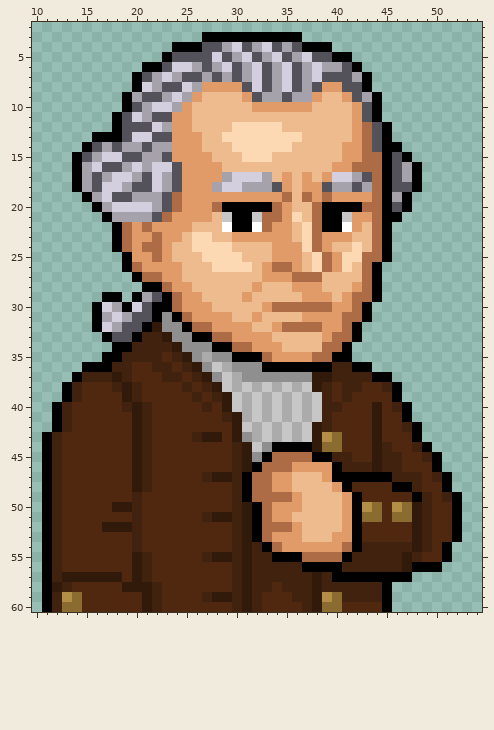
A pixel-art sprite gets an edit: assets/images/ka_p1.png. Above: the version before the commit.
The file is 64x61 pixels. Colours within 5 levels of each other are drawn and written as one. Shown: x 10..54, y 2..60.
And afterwards:
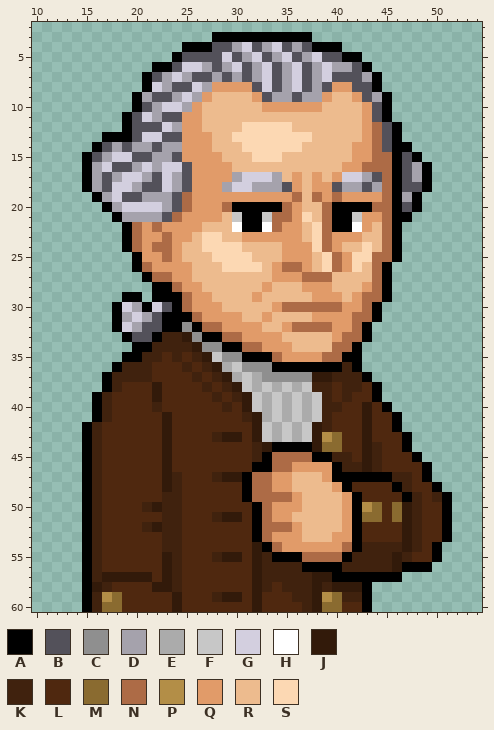
Palette (. is transparent): A #000000  B #53515a  C #8f8f8f  D #a5a2ac  E #ababab  F #c7c7c7  G #d3cfdf  H #ffffff  J #321a0a  K #40220e  L #4f280f  M #8a6b30  N #ad6b46  P #b38e47  Q #e19b69  R #edbb8e  S #fcd8b3
The exact change:
y 3: x 27 A -> .; x 37 . -> A
y 4: x 24 A -> .; x 27 B -> A; x 29..37 DGBDGBDBA -> BDGBDGBDB; x 40 . -> A
y 5: x 23..24 AB -> .A; x 28..38 GBDGBDGBDGB -> BGBDGBDGBDG; x 40 A -> B; x 42 . -> A
y 6: x 21 A -> .; x 23..24 BG -> AB; x 26..39 DBDGBDGBDGBDGD -> GDBDGBDGBDGBDG; x 41..43 BA. -> DBA
y 7: x 20..25 ABDGDB -> .ABDGD; x 27..39 DBDBDGBDGBDGB -> BDBDBDGBDGBDG; x 42..44 DA. -> BDA
y 8: x 20..23 AGDB -> .AGD; x 25..27 GDQ -> BGD; x 31..39 BGBDGBDBQ -> QBGBDGBDB; x 41 B -> Q; x 43..44 A. -> BA
y 9: x 19..21 ADB -> .AD; x 23..27 DGDQR -> BDGDQ; x 31..33 QBD -> RQB; x 35..36 BD -> DB; x 38..39 QR -> DQ; x 41..45 QBDA. -> RQBDA
y 10: x 19..22 ABDG -> .ABD; x 24..26 DQR -> GDQ; x 32 Q -> R; x 38 R -> Q; x 42..45 QBA. -> RQBA
y 11: x 18..22 ABGDB -> .ABGD; x 24 Q -> B; x 26 R -> Q; x 42..45 QBA. -> RQBA
y 12: x 18..19 AB -> .A; x 22..24 GDQ -> BGD; x 26 R -> Q; x 30 S -> R; x 35 R -> S; x 42..46 QNBA. -> RQNBA
y 13: x 16 A -> .; x 19..20 BG -> AB; x 22 B -> G; x 24 Q -> B; x 27 R -> Q; x 29 S -> R; x 37 R -> S; x 42..46 QNBA. -> RQNBA
y 14: x 15..19 ABDBD -> .ABDB; x 21..22 BD -> DB; x 24 Q -> D; x 27 R -> Q; x 30 S -> R; x 36 R -> S; x 41 Q -> R; x 43..45 NBA -> QNB; x 47 . -> A
y 15: x 14..17 ABDG -> .ABD; x 19 B -> G; x 21 D -> B; x 23..24 BQ -> DB; x 28 R -> Q; x 31 S -> R; x 34 R -> S; x 41 Q -> R; x 43 N -> Q; x 45..48 ABA. -> NABA
y 16: x 14..17 ADGB -> .ADG; x 19..22 DGDG -> BDGD; x 24..25 BQ -> GB; x 29 R -> Q; x 40 Q -> R; x 42 N -> Q; x 45..49 ABDA. -> NABDA
y 17: x 14..18 ADBDG -> .ADBD; x 20..25 DBGDBQ -> GDBGDB; x 29..30 DG -> QD; x 33..40 DRQRQRQG -> GDRQRQRQ; x 42..49 DBNABDA. -> GDBNABDA
y 18: x 14..17 ADBG -> .ADB; x 19..20 DB -> GD; x 22..25 GDBQ -> BGDB; x 28..29 DG -> QD; x 31 D -> G; x 34..37 BQRQ -> DBQR; x 39..40 BD -> QB; x 42..46 BDNAB -> DBDNA; x 48..49 A. -> BA
y 19: x 15..18 ADGB -> .ADG; x 20 D -> B; x 23..25 BNQ -> DBN; x 35..40 NRNQNQ -> QNRNQN; x 44..48 NADA. -> QNADA
y 20: x 16..18 ADG -> .AD; x 22..25 DBNQ -> GDBN; x 28..29 NA -> QN; x 34..36 NQR -> ANQ; x 38..39 NA -> RN; x 43 N -> A; x 45..48 ABA. -> NABA
y 21: x 17..18 AD -> .A; x 22..24 BNQ -> DBN; x 28..30 RFA -> QRF; x 32..33 FN -> AF; x 35..39 QSRNA -> NQSRN; x 41..42 FQ -> AF; x 44..45 NA -> QN; x 47 . -> A
y 22: x 18..22 ANQNQ -> .ANQN; x 26 R -> Q; x 29..30 HA -> RH; x 32..34 HNQ -> AHN; x 36..39 RSNA -> QRSN; x 41..46 HQRNA. -> AHQRNA
y 23: x 18..20 ANQ -> .AN; x 22..23 NQ -> QN; x 25..26 RS -> QR; x 28 R -> S; x 30 Q -> R; x 36..39 RSNQ -> QRSN; x 42 R -> Q; x 44..46 NA. -> RNA
y 24: x 18..21 ANQN -> .ANQ; x 23..24 QR -> NQ; x 26 S -> R; x 30 R -> S; x 34 Q -> R; x 37..40 SNQR -> QSNQ; x 42..46 SRNA. -> RSRNA
y 25: x 19..20 AQ -> .A; x 22..24 NQR -> QNQ; x 27 S -> R; x 31 R -> S; x 34 Q -> R; x 37..41 RSNQS -> QRSNQ; x 43 N -> S; x 45..46 A. -> NA
y 26: x 19..21 ANQ -> .AN; x 25 R -> Q; x 28 S -> R; x 32..34 RQN -> SRQ; x 36..45 QRSNQSRNA. -> NQRSNQSRNA
y 27: x 20..21 AN -> .A; x 23 Q -> N; x 25 R -> Q; x 33 Q -> R; x 36 N -> Q; x 39 R -> N; x 43..45 NA. -> RNA
y 28: x 21 A -> .; x 23..24 NQ -> AN; x 26 R -> Q; x 32..33 QR -> RQ; x 36 Q -> R; x 39 R -> Q; x 42..45 QNA. -> RQNA
y 29: x 17..19 AA. -> ..A; x 21..22 DB -> .A; x 24..25 NQ -> AN; x 27 R -> Q; x 31..32 QR -> RQ; x 37 Q -> R; x 40..42 RQN -> QRQ; x 44..45 A. -> NA
y 30: x 16..25 AGDAGBAANQ -> ..AGDAGBAN; x 28 R -> Q; x 33..34 QN -> RQ; x 40 Q -> N; x 42..44 NA. -> QNA
y 31: x 16..18 ADG -> ..A; x 20..23 BBAC -> GDBA; x 25..26 NQ -> AN; x 30 R -> Q; x 32..33 QR -> RQ; x 37 Q -> R; x 41 N -> Q; x 43..44 A. -> NA
y 32: x 16..26 AGDBBAJCCAN -> ..AGDBBAACA; x 28 Q -> N; x 32 R -> Q; x 34..35 QN -> RQ; x 39 Q -> N; x 41..43 NA. -> QNA
y 33: x 17..26 ABBAKKJCCA -> ..ABBAKKJC; x 28 N -> A; x 30 Q -> N; x 34 R -> Q; x 39..40 QN -> RQ; x 42..43 A. -> NA
y 34: x 18..21 AAKK -> ..AA; x 24..26 JCC -> KKJ; x 28 A -> C; x 30 N -> A; x 32 Q -> N; x 35 R -> Q; x 39 N -> R; x 41..42 A. -> NA
y 35: x 17..20 AAKK -> ..AA; x 25..28 JCEC -> LKJF; x 30 A -> C; x 33..34 NQ -> AN; x 38 N -> Q; x 40 A -> N; x 42 . -> A
y 36: x 15..18 AAAK -> ...A; x 20..23 LLKK -> KKLL; x 26..28 JCF -> LKJ; x 30 C -> F; x 33 A -> C; x 40 K -> A; x 43 A -> .
y 37: x 14..18 AKKKJ -> ...AK; x 20..21 LL -> KK; x 23..24 KK -> LL; x 27..29 JCF -> LKJ; x 31..32 CC -> FE; x 43..45 KAA -> A..
y 38: x 13..17 AKLLL -> ....A; x 19..20 JK -> LL; x 22 L -> J; x 25 K -> L; x 28..30 JFE -> LKJ; x 38 J -> K; x 44..46 LKA -> A..
y 39: x 13..17 AKLLL -> ...AK; x 19..20 JK -> LL; x 22 L -> J; x 26 K -> L; x 29..31 JFE -> LKJ; x 44..46 LLA -> A..
y 40: x 12..17 AKLLLL -> ....AK; x 19..22 KJKL -> LLLK; x 27 K -> L; x 29..31 JFE -> KLJ; x 43..47 LJLKA -> JLA..
y 41: x 12..17 AKLLLL -> ....AK; x 20..21 JK -> LL; x 23 L -> J; x 29..32 KJEF -> LLKJ; x 43..44 LJ -> JL; x 46..47 LA -> A.
y 42: x 12..16 AKLLL -> ...AK; x 20..21 JK -> LL; x 23 L -> J; x 30..32 JFE -> LLJ; x 43..44 LJ -> JL; x 46..48 LKA -> A..
y 43: x 11..16 AKLLLL -> ....AK; x 20..21 JK -> LL; x 23 L -> J; x 26..29 KJJL -> LLKJ; x 31..32 CE -> LJ; x 43..44 LJ -> JL; x 47..48 LA -> A.
y 44: x 11..16 AKLLLL -> ....AK; x 20..21 JK -> LL; x 23 L -> J; x 30..33 KJFC -> LLKJ; x 43..45 LJK -> JKL; x 47..49 LKA -> A..
y 45: x 11..16 AKLLLL -> ....AK; x 20..21 JK -> LL; x 23 L -> J; x 30..32 KJC -> LLK; x 43..46 LJKK -> JKLL; x 48..50 LKA -> A..
y 46: x 11..16 AKLLLL -> ....AK; x 20..21 JK -> LL; x 23 L -> J; x 30..31 KJ -> LL; x 33 N -> A; x 43..46 KJKK -> JKLL; x 49..50 LA -> A.
y 47: x 11..16 AKLLLL -> ....AK; x 20..21 JK -> LL; x 23..24 LL -> JK; x 27..28 KJ -> LK; x 30 K -> J; x 48..51 KLKA -> LA..
y 48: x 11..16 AKLLLL -> ....AK; x 20..21 JK -> LL; x 23..24 LL -> JK; x 30 K -> L; x 47..48 AK -> KL; x 50..51 LA -> A.
y 49: x 11..16 AKLLLL -> ....AK; x 20 K -> L; x 23..24 LL -> KK; x 30 K -> L; x 47..52 LAKLKA -> AKLKA.
y 50: x 11..16 AKLLLL -> ....AK; x 18..24 JJKLLLL -> LLLKJKK; x 30..31 KJ -> LL; x 46..49 PMJK -> MJKL; x 51..52 LA -> A.
y 51: x 11..16 AKLLLL -> ....AK; x 20 K -> L; x 23..24 LL -> KK; x 27..28 KJ -> LK; x 30..31 KJ -> JL; x 47..49 MJK -> JKL; x 51..52 LA -> A.
y 52: x 11..24 AKLLLLJJJKLLLL -> ....AKLLLLKJKK; x 30..31 KJ -> LL; x 47..49 LJK -> JKL; x 51..52 LA -> A.
y 53: x 11..16 AKLLLL -> ....AK; x 20 K -> L; x 23..24 LL -> KK; x 30..31 KJ -> LL; x 47..49 LJK -> JKL; x 51..52 LA -> A.
y 54: x 11..16 AKLLLL -> ....AK; x 20 K -> L; x 23..24 LL -> KK; x 30..32 KJK -> LLJ; x 47..51 KJKLA -> JKLA.
y 55: x 11..16 AKLLLL -> ....AK; x 20..21 JK -> LL; x 23..24 LL -> JK; x 27..28 KJ -> LK; x 30..32 KJK -> JLJ; x 46..48 KJK -> JKL; x 50..51 LA -> A.
y 56: x 11..16 AKLLLL -> ....AK; x 20..21 JK -> LL; x 23..24 LL -> JK; x 30..32 KJK -> LLJ; x 46..47 KJ -> JA; x 50 A -> .
y 57: x 11..16 AKJJJJ -> ....AK; x 19 L -> J; x 21 K -> J; x 23..24 LL -> JK; x 30..32 KJK -> LLJ; x 39 K -> J; x 47 A -> .
y 58: x 11..17 AJKLLLL -> ....AJK; x 19..24 JJJKLL -> LLLJJK; x 30..32 KJK -> LLJ; x 40..45 KKKKKA -> JJJA..
y 59: x 11..18 AKPMLLLL -> ....AKPM; x 21..22 JK -> LL; x 24 L -> J; x 27..28 KJ -> LK; x 30..32 KJK -> JLJ; x 43..45 KKA -> A..
y 60: x 11..18 AKMMLLLL -> ....AKMM; x 21..22 JK -> LL; x 24 L -> J; x 30..32 KJK -> LLJ; x 43..45 LLA -> A..
